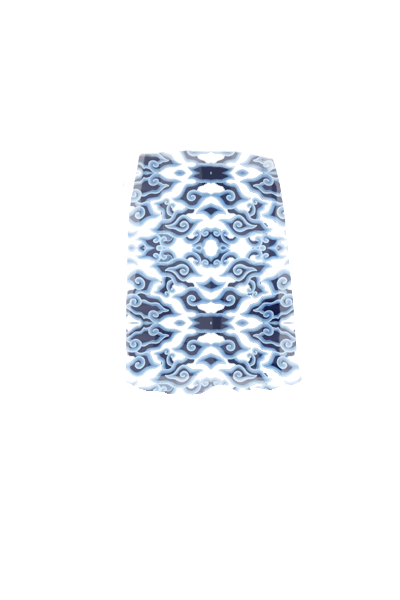
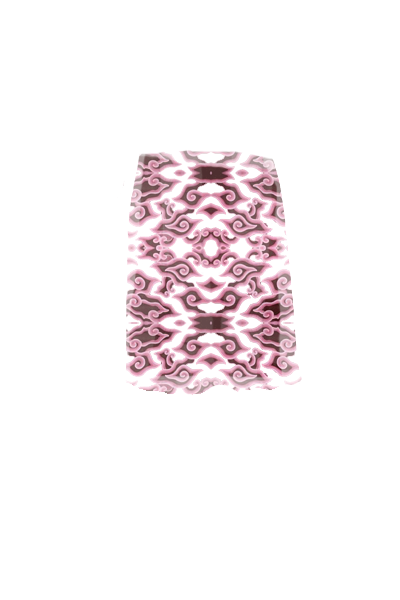
Before/after of a 400x600 layered artwork. What changed in the layer stack:
painted on "desain2_3" over [123, 150, 302, 395]
